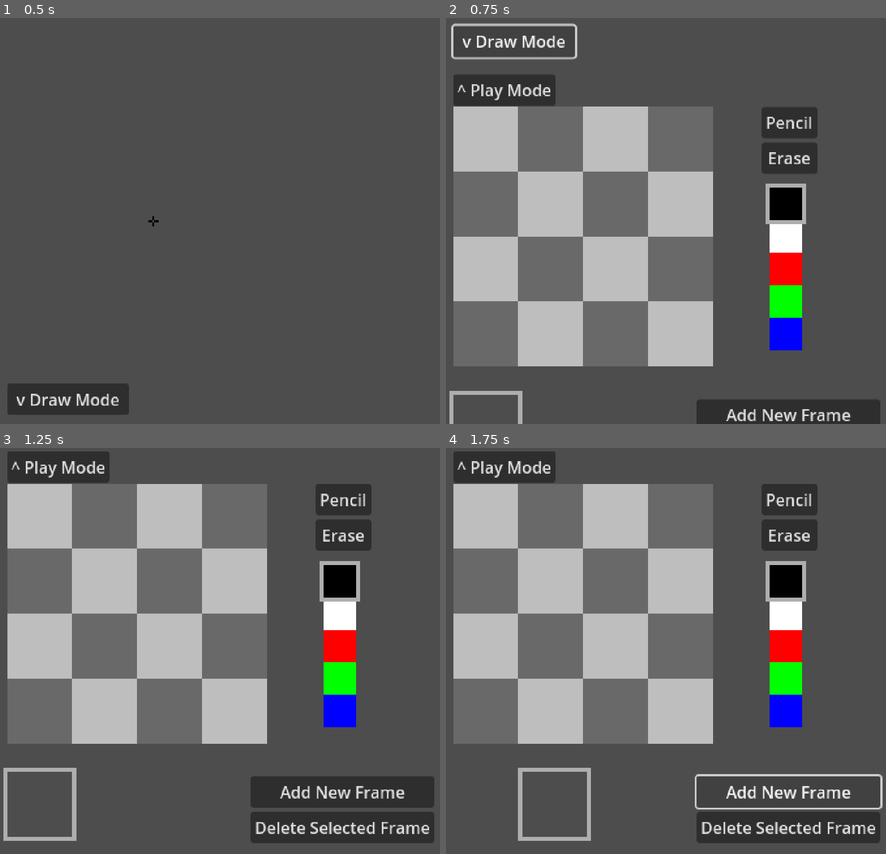
Above: before the commit, frames 1-4 (two rows, left to right).
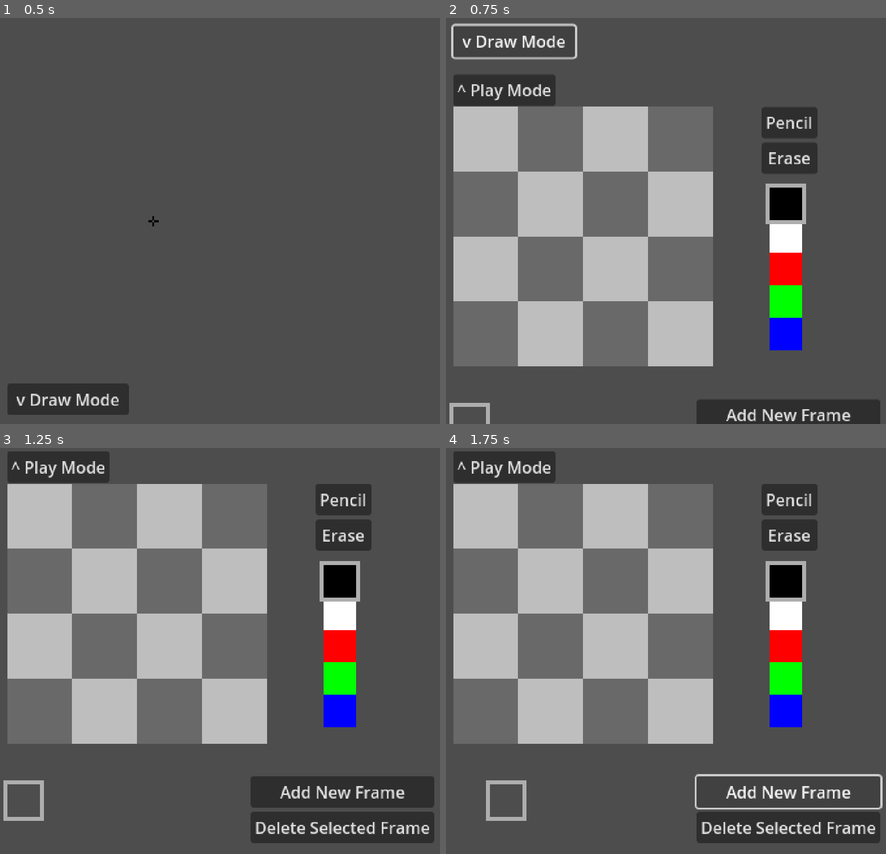
Above: after the commit, the same moments.

Repository: kennethbchen/Fireworkshop-Game
Game: Godot game, scene res://main.tscn
Two runs of this game, one before a commit and one after it. Both use one fixed random seed, a clock stepped at 60 frames per second and the inputs below.
Inputs:
- Up to frame 1 (0.5 s): no input
- Up to frame 2 (0.75 s): click "v Draw Mode" at 0.5 s
- Up to frame 3 (1.25 s): no input
- Up to frame 4 (1.75 s): click "Add New Frame" at 1.25 s

Frame 1 is identical in both runs. In frame 2, 0.4% of the frame differs, in the area x 0-18%, y 91-100%; in frame 3, 0.8%; in frame 4, 0.9%, in the area x 9-33%, y 78-97%.

Commit message:
Changed drawing size back to 32x32

Diff:
--- a/main.tscn
+++ b/main.tscn
@@ -48,9 +48,9 @@
 [node name="DrawingArea" type="TextureRect" parent="CreateModeUI"]
 offset_left = 8.0
 offset_top = 40.0
-offset_right = 72.0
-offset_bottom = 104.0
-scale = Vector2(4, 4)
+offset_right = 40.0
+offset_bottom = 72.0
+scale = Vector2(8, 8)
 script = ExtResource("3_c1rli")
 metadata/_edit_group_ = true
 
--- a/scripts/player_data.gd
+++ b/scripts/player_data.gd
@@ -3,8 +3,8 @@
 
 @export var flipbooks: Array[SpriteFrames] = []
 
-const frame_height: int = 64
-const frame_width: int = 64
+const frame_height: int = 32
+const frame_width: int = 32
 
 var current_flipbook_index = 0
 var current_frame_index = 0
